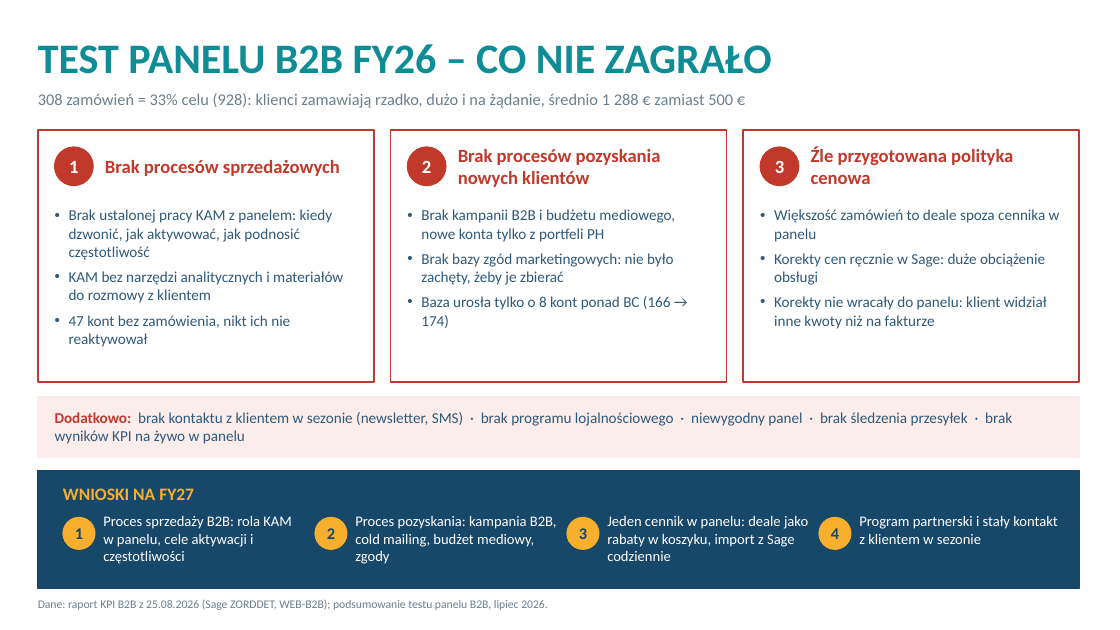
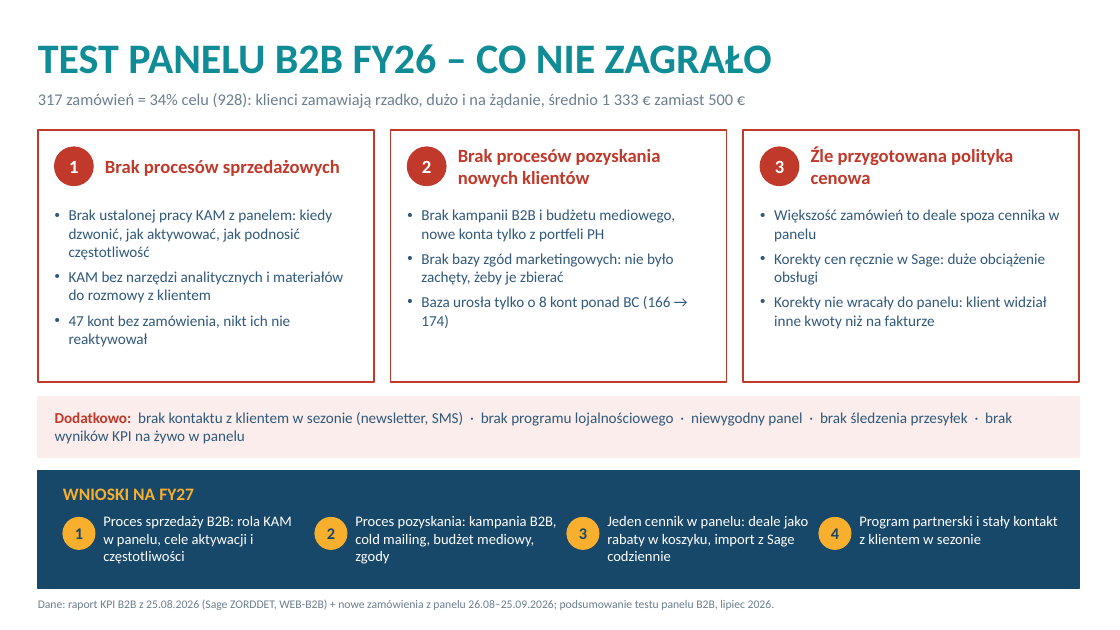
Before and after one commit to 209media/thermacell, a slide deck: slide 2 of B2B_PL_test_panelu_FY26_2_slajdy.pptx. Drawn at 1120x630 pixels with LibreOffice and Linux fonts; fonts in the diff are those of the drawing. Boxes give left, top, right and bottom in pixels: in the first picture for what was removed or moved away, otherwise in the second. Text is boxed around its words. In the diff, an @@ line names an element or a change of style, - is before the commit and + after.

```diff
--- a/B2B_PL_test_panelu_FY26_2_slajdy.pptx
+++ b/B2B_PL_test_panelu_FY26_2_slajdy.pptx
@@ text at [38,93,733,108]: text changed @@
-308 zamówień = 33% celu (928): klienci zamawiają rzadko, dużo i na żądanie, średnio 1 288 € zamiast 500 €
+317 zamówień = 34% celu (928): klienci zamawiają rzadko, dużo i na żądanie, średnio 1 333 € zamiast 500 €
@@ text at [38,600,775,610]: text changed @@
-Dane: raport KPI B2B z 25.08.2026 (Sage ZORDDET, WEB-B2B); podsumowanie testu panelu B2B, lipiec 2026.
+Dane: raport KPI B2B z 25.08.2026 (Sage ZORDDET, WEB-B2B) + nowe zamówienia z panelu 26.08–25.09.2026; podsumowanie testu panelu B2B, lipiec 2026.
```
Also in this commit, not shown: 1 other slide changed, 3 other files.
